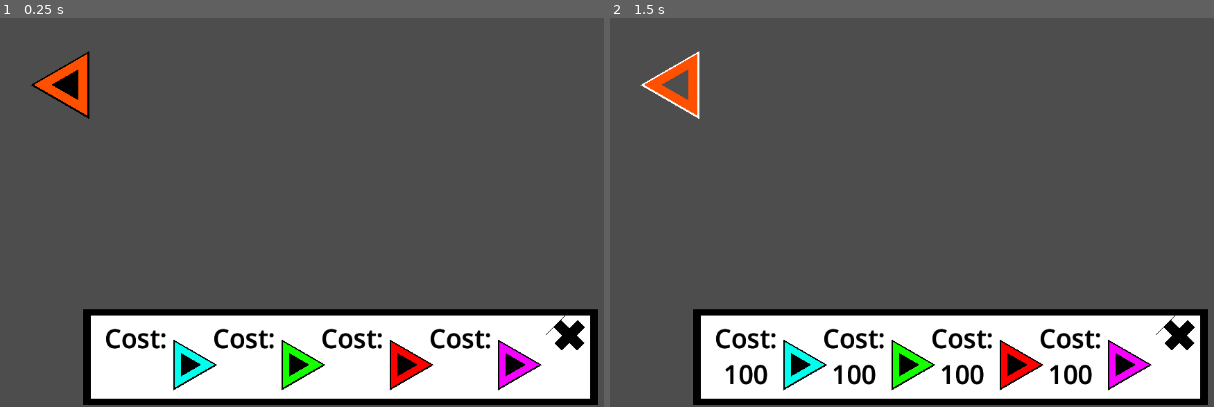
Above: before the commit, frames 1-2 (left to right).
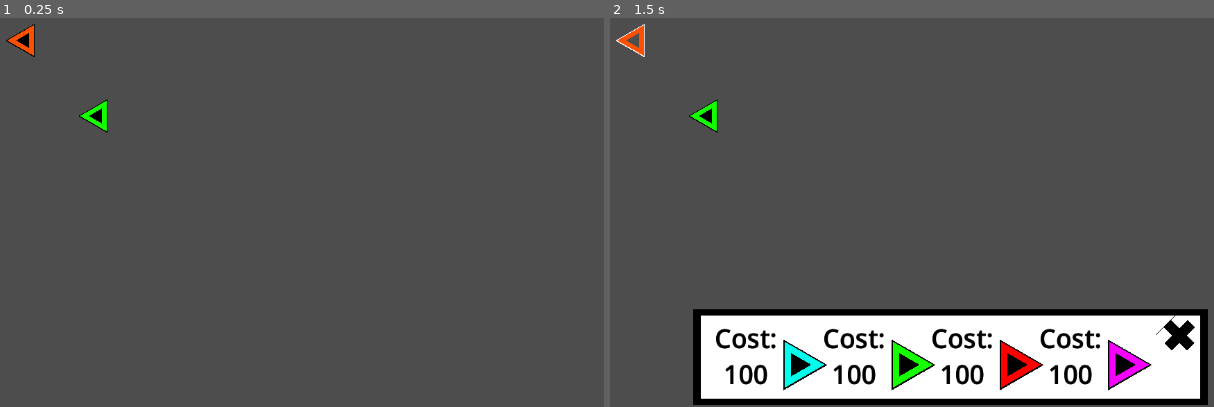
Above: after the commit, the same moments.

Repository: gluemagazine/square-tower-defence
Game: Godot game, scene res://scenes/testing_space(e).tscn
Same seed, same stepped clock (60 frames per second), same inputs: the game is played once before the commit and once after it. The project has no main scene, so this scene is started directly.
Inputs (mouse positions are in pixels of both pictures, inside the frame that each line leads up to; where the layout moved, square brackets give the same spot in the first picture):
- Up to frame 1 (0.25 s): no input
- Up to frame 2 (1.5 s): click (634, 41) [676, 84] at 0.5 s; click (634, 41) [676, 84] at 1.25 s

The runs differ from the first frame. In frame 1, 22% of the frame differs, in the area x 0-100%, y 1-100%; in frame 2, 1.1%.

Commit message:
Made Most of Archer

Diff:
--- a/square-tower-defence/Towers/archerTower.tscn
+++ b/square-tower-defence/Towers/archerTower.tscn
@@ -1,7 +1,10 @@
-[gd_scene load_steps=14 format=3 uid="uid://downv7grip0yk"]
+[gd_scene load_steps=20 format=3 uid="uid://downv7grip0yk"]
 
 [ext_resource type="Script" uid="uid://cci81of4pjdwv" path="res://Towers/archer_tower.gd" id="1_8aiwx"]
 [ext_resource type="Shader" uid="uid://chudojcwfpmos" path="res://resources/shaders/cool shader.gdshader" id="2_pb4we"]
+[ext_resource type="Script" uid="uid://bwatls00pqq80" path="res://components/sight_component.gd" id="3_pb4we"]
+[ext_resource type="Script" uid="uid://dh82b2okfsr5c" path="res://states/state_machine.gd" id="4_oxt30"]
+[ext_resource type="Script" uid="uid://1xd2vlt7m40s" path="res://states/shoot_state.gd" id="5_vat4d"]
 
 [sub_resource type="ShaderMaterial" id="ShaderMaterial_xjle4"]
 shader = ExtResource("2_pb4we")
@@ -25,56 +28,86 @@
 shader_parameter/progress = 0.8
 shader_parameter/progress_bias = Vector2(0, 0)
 
-[sub_resource type="Gradient" id="Gradient_wis2o"]
+[sub_resource type="Gradient" id="Gradient_oxt30"]
 offsets = PackedFloat32Array(1)
 colors = PackedColorArray(0.0833333, 1, 0, 1)
 
 [sub_resource type="GradientTexture2D" id="GradientTexture2D_vat4d"]
-gradient = SubResource("Gradient_wis2o")
+gradient = SubResource("Gradient_oxt30")
 
-[sub_resource type="Gradient" id="Gradient_8aiwx"]
+[sub_resource type="Gradient" id="Gradient_vat4d"]
 offsets = PackedFloat32Array(0.961039)
 colors = PackedColorArray(1, 1, 1, 1)
 
 [sub_resource type="GradientTexture2D" id="GradientTexture2D_pb4we"]
-gradient = SubResource("Gradient_8aiwx")
+gradient = SubResource("Gradient_vat4d")
 width = 16
 height = 16
 
-[sub_resource type="Gradient" id="Gradient_xjle4"]
+[sub_resource type="Gradient" id="Gradient_77yxy"]
 offsets = PackedFloat32Array(1)
 colors = PackedColorArray(0, 0, 0, 1)
 
 [sub_resource type="GradientTexture2D" id="GradientTexture2D_oxt30"]
-gradient = SubResource("Gradient_xjle4")
-width = 16
-height = 16
-
-[sub_resource type="Gradient" id="Gradient_vat4d"]
-offsets = PackedFloat32Array(1)
-colors = PackedColorArray(0.0383972, 0.0383972, 0.0383971, 1)
-
-[sub_resource type="GradientTexture2D" id="GradientTexture2D_77yxy"]
-gradient = SubResource("Gradient_vat4d")
+gradient = SubResource("Gradient_77yxy")
 width = 16
 height = 16
 
 [sub_resource type="Gradient" id="Gradient_26jbd"]
 offsets = PackedFloat32Array(1)
+colors = PackedColorArray(0.0383972, 0.0383972, 0.0383971, 1)
+
+[sub_resource type="GradientTexture2D" id="GradientTexture2D_77yxy"]
+gradient = SubResource("Gradient_26jbd")
+width = 16
+height = 16
+
+[sub_resource type="Gradient" id="Gradient_bky7u"]
+offsets = PackedFloat32Array(1)
 colors = PackedColorArray(0.306923, 0.306923, 0.306922, 1)
 
 [sub_resource type="GradientTexture2D" id="GradientTexture2D_bky7u"]
-gradient = SubResource("Gradient_26jbd")
+gradient = SubResource("Gradient_bky7u")
 width = 16
 height = 16
+
+[sub_resource type="CircleShape2D" id="CircleShape2D_pb4we"]
+radius = 120.0
+
+[sub_resource type="ShaderMaterial" id="ShaderMaterial_oxt30"]
+shader = ExtResource("2_pb4we")
+shader_parameter/use_sprite_alpha = true
+shader_parameter/use_transition_texture = false
+shader_parameter/transition_type = 2
+shader_parameter/position = Vector2(0.5, 0.5)
+shader_parameter/invert = true
+shader_parameter/grid_size = Vector2(1, 1)
+shader_parameter/rotation_angle = 0.0
+shader_parameter/stagger = Vector2(0, 0)
+shader_parameter/stagger_frequency = Vector2i(2, 2)
+shader_parameter/flip_frequency = Vector2i(1, 1)
+shader_parameter/basic_feather = 0.0
+shader_parameter/use_mask_size = false
+shader_parameter/mask_size = Vector2(100, 100)
+shader_parameter/edges = 30
+shader_parameter/shape_feather = 0.0
+shader_parameter/sectors = 1
+shader_parameter/clock_feather = 0.0
+shader_parameter/progress = 1.0
+shader_parameter/progress_bias = Vector2(0, 0)
+
+[sub_resource type="StyleBoxFlat" id="StyleBoxFlat_vat4d"]
+bg_color = Color(0.52, 0.52, 0.52, 0.415686)
 
 [node name="archerTower" type="Node2D"]
 script = ExtResource("1_8aiwx")
 
 [node name="baseTexture" type="TextureRect" parent="."]
 material = SubResource("ShaderMaterial_xjle4")
-offset_right = 64.0
-offset_bottom = 64.0
+offset_left = -32.0
+offset_top = -32.0
+offset_right = 32.0
+offset_bottom = 32.0
 pivot_offset = Vector2(32, 32)
 texture = SubResource("GradientTexture2D_vat4d")
 metadata/_edit_group_ = true
@@ -103,3 +136,38 @@
 texture_pressed = SubResource("GradientTexture2D_77yxy")
 texture_hover = SubResource("GradientTexture2D_bky7u")
 stretch_mode = 3
+
+[node name="SightComponent" type="Area2D" parent="."]
+visible = false
+script = ExtResource("3_pb4we")
+metadata/_custom_type_script = "uid://bwatls00pqq80"
+
+[node name="CollisionShape2D" type="CollisionShape2D" parent="SightComponent"]
+shape = SubResource("CircleShape2D_pb4we")
+debug_color = Color(0, 0.595, 0.7, 0)
+metadata/_edit_lock_ = true
+
+[node name="range" type="Panel" parent="SightComponent"]
+material = SubResource("ShaderMaterial_oxt30")
+anchors_preset = 8
+anchor_left = 0.5
+anchor_top = 0.5
+anchor_right = 0.5
+anchor_bottom = 0.5
+offset_left = -120.0
+offset_top = -120.0
+offset_right = -80.0
+offset_bottom = -80.0
+grow_horizontal = 2
+grow_vertical = 2
+scale = Vector2(6, 6)
+theme_override_styles/panel = SubResource("StyleBoxFlat_vat4d")
+
+[node name="StateMachine" type="Node" parent="." node_paths=PackedStringArray("baseState")]
+script = ExtResource("4_oxt30")
+baseState = NodePath("shootState")
+
+[node name="shootState" type="Node" parent="StateMachine" node_paths=PackedStringArray("holder", "sightComp")]
+script = ExtResource("5_vat4d")
+holder = NodePath("../..")
+sightComp = NodePath("../../SightComponent")
--- a/square-tower-defence/Towers/archer_tower.gd
+++ b/square-tower-defence/Towers/archer_tower.gd
@@ -1 +1,2 @@
 extends Node2D
+class_name ArcherTower
--- /dev/null
+++ b/square-tower-defence/Towers/arrow.tscn
@@ -0,0 +1,77 @@
+[gd_scene load_steps=7 format=3 uid="uid://d2xoy8bd7beyr"]
+
+[ext_resource type="Script" uid="uid://cuubqgjvoqrw8" path="res://Towers/shot.gd" id="1_b5ofy"]
+[ext_resource type="Shader" uid="uid://chudojcwfpmos" path="res://resources/shaders/cool shader.gdshader" id="2_k1tyv"]
+
+[sub_resource type="CircleShape2D" id="CircleShape2D_m8tg3"]
+radius = 30.0
+
+[sub_resource type="ShaderMaterial" id="ShaderMaterial_8gruw"]
+shader = ExtResource("2_k1tyv")
+shader_parameter/use_sprite_alpha = true
+shader_parameter/use_transition_texture = false
+shader_parameter/transition_type = 2
+shader_parameter/position = Vector2(0.5, 0.5)
+shader_parameter/invert = true
+shader_parameter/grid_size = Vector2(1, 1)
+shader_parameter/rotation_angle = 0.0
+shader_parameter/stagger = Vector2(0, 0)
+shader_parameter/stagger_frequency = Vector2i(2, 2)
+shader_parameter/flip_frequency = Vector2i(1, 1)
+shader_parameter/basic_feather = 0.0
+shader_parameter/use_mask_size = false
+shader_parameter/mask_size = Vector2(100, 100)
+shader_parameter/edges = 30
+shader_parameter/shape_feather = 0.0
+shader_parameter/sectors = 1
+shader_parameter/clock_feather = 0.0
+shader_parameter/progress = 1.0
+shader_parameter/progress_bias = Vector2(0, 0)
+
+[sub_resource type="StyleBoxFlat" id="StyleBoxFlat_8mt8a"]
+bg_color = Color(0, 0, 0, 1)
+
+[sub_resource type="StyleBoxFlat" id="StyleBoxFlat_3o0jc"]
+bg_color = Color(0.0833333, 1, 0, 1)
+
+[node name="arrow" type="CharacterBody2D" node_paths=PackedStringArray("sight")]
+script = ExtResource("1_b5ofy")
+sight = NodePath("range")
+
+[node name="CollisionShape2D" type="CollisionShape2D" parent="."]
+shape = SubResource("CircleShape2D_m8tg3")
+
+[node name="range" type="Area2D" parent="."]
+
+[node name="CollisionShape2D" type="CollisionShape2D" parent="range"]
+shape = SubResource("CircleShape2D_m8tg3")
+
+[node name="outline" type="Panel" parent="."]
+material = SubResource("ShaderMaterial_8gruw")
+anchors_preset = 8
+anchor_left = 0.5
+anchor_top = 0.5
+anchor_right = 0.5
+anchor_bottom = 0.5
+offset_left = -30.0
+offset_top = -30.0
+offset_right = 30.0
+offset_bottom = 30.0
+grow_horizontal = 2
+grow_vertical = 2
+theme_override_styles/panel = SubResource("StyleBoxFlat_8mt8a")
+
+[node name="size" type="Panel" parent="."]
+material = SubResource("ShaderMaterial_8gruw")
+anchors_preset = 8
+anchor_left = 0.5
+anchor_top = 0.5
+anchor_right = 0.5
+anchor_bottom = 0.5
+offset_left = -25.0
+offset_top = -25.0
+offset_right = 25.0
+offset_bottom = 25.0
+grow_horizontal = 2
+grow_vertical = 2
+theme_override_styles/panel = SubResource("StyleBoxFlat_3o0jc")
--- a/square-tower-defence/Towers/build_options.gd
+++ b/square-tower-defence/Towers/build_options.gd
@@ -1,8 +1,31 @@
 extends TextureRect
 
-var currentBase
+var currentBase:TowerBase
 
 
 func _on_close_pressed() -> void:
 	currentBase = null
 	visible = false
+
+
+func frostClicked() -> void:
+	currentBase.frost_clicked()
+	currentBase = null
+	visible = false
+
+func archerClicked() -> void:
+	currentBase.archer_clicked()
+	currentBase = null
+	visible = false
+
+
+func bombClicked() -> void:
+	currentBase.bomb_clicked()
+	currentBase = null
+	visible = false
+
+
+func summonerClicked() -> void:
+	currentBase.summoner_clicked()
+	currentBase = null
+	visible = false
--- /dev/null
+++ b/square-tower-defence/Towers/shot.gd
@@ -0,0 +1,37 @@
+extends CharacterBody2D
+class_name Shot
+
+@export var damage:int = 1
+@export var sight:Area2D
+@export var target:String = "enemy"
+@export var acceleration:float = 2200
+@export var speed:float = 300
+@export var drag:float = 1500
+
+var direction:Vector2 = Vector2.ZERO
+
+func _ready() -> void:
+	if sight:
+		sight.area_entered.connect(on_area_entered)
+
+func _physics_process(delta: float) -> void:
+	if velocity.length() <= 10:
+		velocity = Vector2.ZERO
+	else:
+		velocity -= velocity.normalized()*drag*delta
+	if velocity.length()<speed:
+		velocity += direction.normalized()*(acceleration+drag)*delta
+	move_and_slide()
+
+
+func on_area_entered(body:Node)->void:
+	if body is HitboxComponent:
+		if body.holder.is_in_group("enemy"):
+			var attak:Attack = Attack.new()
+			attak.damage = damage
+			body.damage(attak)
+			velocity = Vector2.ZERO
+			extra()
+
+func extra()->void:
+	pass
--- a/square-tower-defence/Towers/testing_space.gd
+++ b/square-tower-defence/Towers/testing_space.gd
@@ -1 +1,5 @@
 extends Node2D
+
+
+func archerClicked() -> void:
+	pass # Replace with function body.
--- a/square-tower-defence/Towers/tower_base.gd
+++ b/square-tower-defence/Towers/tower_base.gd
@@ -20,24 +20,28 @@
 				if buildOptions.get_child(i+1).get_child(2) is RichTextLabel:
 					buildOptions.get_child(i+1).get_child(2).text = "[center]Cost: %s"%[costs[i-1]]
 		if "currentBase" in buildOptions:
-			buildOptions.currentBase = self_modulate
+			buildOptions.currentBase = self
 
 		buildOptions.visible = true
 
 
-func frost_click() -> void:
+func frost_clicked() -> void:
 	pass # Replace with function body.
 
 
 func archer_clicked() -> void:
+	if true:#replace with gold checking logic
+		var archer:ArcherTower = ResourceLoader.load("res://Towers/archerTower.tscn").instantiate()
+		get_parent().add_child(archer)
+		archer.global_position = global_position
+		queue_free()
+
+
+func bomb_clicked() -> void:
 	pass # Replace with function body.
 
 
-func bomb() -> void:
-	pass # Replace with function body.
-
-
-func summoner() -> void:
+func summoner_clicked() -> void:
 	pass # Replace with function body.
 
 func close()->void:
--- a/square-tower-defence/Towers/tower_base.tscn
+++ b/square-tower-defence/Towers/tower_base.tscn
@@ -69,14 +69,15 @@
 height = 16
 
 [node name="towerBase" type="Node2D" node_paths=PackedStringArray("outline")]
-scale = Vector2(2, 2)
 script = ExtResource("1_j7nfp")
 outline = NodePath("baseTexture/outline")
 
 [node name="baseTexture" type="TextureRect" parent="."]
 material = SubResource("ShaderMaterial_j7nfp")
-offset_right = 64.0
-offset_bottom = 64.0
+offset_left = -32.0
+offset_top = -32.0
+offset_right = 32.0
+offset_bottom = 32.0
 pivot_offset = Vector2(32, 32)
 texture = SubResource("GradientTexture2D_n1cik")
 metadata/_edit_group_ = true
--- a/square-tower-defence/components/hitbox.gd
+++ b/square-tower-defence/components/hitbox.gd
@@ -2,6 +2,7 @@
 class_name HitboxComponent
 
 @export var health_component : HealthComponent
+@export var holder:CharacterBody2D
 
 func _ready() -> void:
 	set_collision_layer_value(2,true)
--- /dev/null
+++ b/square-tower-defence/components/sight_component.gd
@@ -0,0 +1,36 @@
+extends Area2D
+class_name SightComponent
+
+@export var targetGroup:String = "enemy"
+@export var pickClosest:bool = true
+@export var storeAll:bool = true
+@export var canLeave:bool = false
+
+var target:Node2D
+var targets:Array = []
+
+func _ready() -> void:
+	area_entered.connect(on_area_entered)
+
+func on_area_entered(body:Node)->void:
+	if body is HitboxComponent:
+		if body.holder.is_in_group(targetGroup):
+			if storeAll:
+				targets += [body]
+				updtateTarget()
+
+func updtateTarget()->void:
+	var closestTarget:CharacterBody2D = null
+	for i:CharacterBody2D in targets:
+		if closestTarget != null:
+			if (closestTarget.global_position-global_position)<i.global_position-global_position:
+				closestTarget = i
+		else:
+			closestTarget = i
+	target = closestTarget
+
+func on_area_exited(body:Node)->void:
+	if body in targets:
+		targets.erase(body)
+		if body == target:
+			updtateTarget()
--- a/square-tower-defence/enemies/Enemy Template.tscn
+++ b/square-tower-defence/enemies/Enemy Template.tscn
@@ -87,7 +87,7 @@
 
 [sub_resource type="RectangleShape2D" id="RectangleShape2D_rh075"]
 
-[node name="EnemyTemplate" type="CharacterBody2D" node_paths=PackedStringArray("panel", "animation", "health", "nav")]
+[node name="EnemyTemplate" type="CharacterBody2D" node_paths=PackedStringArray("panel", "animation", "health", "nav") groups=["enemy"]]
 script = ExtResource("1_sjt85")
 stats = SubResource("Resource_54dnp")
 panel = NodePath("Panel")
@@ -117,8 +117,10 @@
 enabled = false
 zoom = Vector2(2, 2)
 
-[node name="HitboxComponent" type="Area2D" parent="."]
+[node name="HitboxComponent" type="Area2D" parent="." node_paths=PackedStringArray("health_component", "holder")]
 script = ExtResource("4_54dnp")
+health_component = NodePath("../HealthComponent")
+holder = NodePath("..")
 metadata/_custom_type_script = "uid://l2w56u85nvr0"
 
 [node name="CollisionShape2D" type="CollisionShape2D" parent="HitboxComponent"]
--- a/square-tower-defence/project.godot
+++ b/square-tower-defence/project.godot
@@ -22,6 +22,10 @@
 "res://resources/enemies/materials/": "gray"
 }
 
+[global_group]
+
+enemy=""
+
 [layer_names]
 
 2d_physics/layer_2="attacks"
--- a/square-tower-defence/scenes/testing_space(e).tscn
+++ b/square-tower-defence/scenes/testing_space(e).tscn
@@ -182,6 +182,74 @@
 width = 48
 height = 48
 
+[sub_resource type="CircleShape2D" id="CircleShape2D_wis2o"]
+radius = 20.0
+
+[sub_resource type="ShaderMaterial" id="ShaderMaterial_6gguj"]
+shader = ExtResource("5_kj7vi")
+shader_parameter/use_sprite_alpha = true
+shader_parameter/use_transition_texture = false
+shader_parameter/transition_type = 2
+shader_parameter/position = Vector2(0.5, 0.5)
+shader_parameter/invert = true
+shader_parameter/grid_size = Vector2(1, 1)
+shader_parameter/rotation_angle = 0.0
+shader_parameter/stagger = Vector2(0, 0)
+shader_parameter/stagger_frequency = Vector2i(2, 2)
+shader_parameter/flip_frequency = Vector2i(1, 1)
+shader_parameter/basic_feather = 0.0
+shader_parameter/use_mask_size = false
+shader_parameter/mask_size = Vector2(100, 100)
+shader_parameter/edges = 3
+shader_parameter/shape_feather = 0.0
+shader_parameter/sectors = 1
+shader_parameter/clock_feather = 0.0
+shader_parameter/progress = 0.8
+shader_parameter/progress_bias = Vector2(0, 0)
+
+[sub_resource type="Gradient" id="Gradient_suc7n"]
+offsets = PackedFloat32Array(1)
+colors = PackedColorArray(0.0833333, 1, 0, 1)
+
+[sub_resource type="GradientTexture2D" id="GradientTexture2D_k88jk"]
+gradient = SubResource("Gradient_suc7n")
+
+[sub_resource type="Gradient" id="Gradient_8aiwx"]
+offsets = PackedFloat32Array(0.961039)
+colors = PackedColorArray(1, 1, 1, 1)
+
+[sub_resource type="GradientTexture2D" id="GradientTexture2D_oica8"]
+gradient = SubResource("Gradient_8aiwx")
+width = 16
+height = 16
+
+[sub_resource type="Gradient" id="Gradient_xjle4"]
+offsets = PackedFloat32Array(1)
+colors = PackedColorArray(0, 0, 0, 1)
+
+[sub_resource type="GradientTexture2D" id="GradientTexture2D_dwjnh"]
+gradient = SubResource("Gradient_xjle4")
+width = 16
+height = 16
+
+[sub_resource type="Gradient" id="Gradient_vat4d"]
+offsets = PackedFloat32Array(1)
+colors = PackedColorArray(0.0383972, 0.0383972, 0.0383971, 1)
+
+[sub_resource type="GradientTexture2D" id="GradientTexture2D_nywd5"]
+gradient = SubResource("Gradient_vat4d")
+width = 16
+height = 16
+
+[sub_resource type="Gradient" id="Gradient_26jbd"]
+offsets = PackedFloat32Array(1)
+colors = PackedColorArray(0.306923, 0.306923, 0.306922, 1)
+
+[sub_resource type="GradientTexture2D" id="GradientTexture2D_pyayi"]
+gradient = SubResource("Gradient_26jbd")
+width = 16
+height = 16
+
 [node name="testingSpace" type="Node2D"]
 script = ExtResource("1_vtevc")
 
@@ -191,6 +259,7 @@
 [node name="ui" type="CanvasLayer" parent="."]
 
 [node name="buildOptions" type="TextureRect" parent="ui" groups=["buildOptions"]]
+visible = false
 anchors_preset = 8
 anchor_left = 0.5
 anchor_top = 0.5
@@ -444,4 +513,50 @@
 texture_pressed = SubResource("GradientTexture2D_avyug")
 texture_hover = SubResource("GradientTexture2D_u2p0o")
 
+[node name="fakeEnemy" type="CharacterBody2D" parent="." groups=["enemy"]]
+position = Vector2(226, 228)
+motion_mode = 1
+
+[node name="CollisionShape2D" type="CollisionShape2D" parent="fakeEnemy"]
+shape = SubResource("CircleShape2D_wis2o")
+
+[node name="baseTexture" type="TextureRect" parent="fakeEnemy"]
+material = SubResource("ShaderMaterial_6gguj")
+offset_left = -32.0
+offset_top = -32.0
+offset_right = 32.0
+offset_bottom = 32.0
+pivot_offset = Vector2(32, 32)
+texture = SubResource("GradientTexture2D_k88jk")
+metadata/_edit_group_ = true
+
+[node name="outline" type="TextureRect" parent="fakeEnemy/baseTexture"]
+self_modulate = Color(0, 0, 0, 1)
+show_behind_parent = true
+material = SubResource("ShaderMaterial_6gguj")
+layout_mode = 0
+offset_right = 64.0
+offset_bottom = 64.0
+scale = Vector2(1.1, 1.1)
+pivot_offset = Vector2(32, 32)
+texture = SubResource("GradientTexture2D_oica8")
+
+[node name="click" type="TextureButton" parent="fakeEnemy/baseTexture"]
+material = SubResource("ShaderMaterial_6gguj")
+layout_mode = 0
+offset_left = 20.0
+offset_top = 20.0
+offset_right = 44.0
+offset_bottom = 44.0
+scale = Vector2(2, 2)
+pivot_offset = Vector2(12, 12)
+texture_normal = SubResource("GradientTexture2D_dwjnh")
+texture_pressed = SubResource("GradientTexture2D_nywd5")
+texture_hover = SubResource("GradientTexture2D_pyayi")
+stretch_mode = 3
+
+[connection signal="pressed" from="ui/buildOptions/option1/click" to="ui/buildOptions" method="frostClicked"]
+[connection signal="pressed" from="ui/buildOptions/option2/click" to="ui/buildOptions" method="archerClicked"]
+[connection signal="pressed" from="ui/buildOptions/option3/click" to="ui/buildOptions" method="bombClicked"]
+[connection signal="pressed" from="ui/buildOptions/option4/click" to="ui/buildOptions" method="summonerClicked"]
 [connection signal="pressed" from="ui/buildOptions/close" to="ui/buildOptions" method="_on_close_pressed"]
--- /dev/null
+++ b/square-tower-defence/states/shoot_state.gd
@@ -0,0 +1,18 @@
+extends State
+class_name ShootState
+
+@export var holder:Node2D
+@export var sightComp:SightComponent
+@export var nextState:State
+@export var attackPath:String = "res://Towers/arrow.tscn"
+
+func enter()->void:
+	sightComp.updtateTarget()
+
+func update(_delta)->void:
+	if sightComp.target:
+		var shot:Shot = ResourceLoader.load(attackPath).instantiate()
+		get_tree().current_scene.add_child(shot)
+		shot.global_position = holder.global_position
+		shot.direction = (sightComp.target.global_position-holder.global_position).normalized()
+		emit_signal("transitioned",self,nextState.name)
--- /dev/null
+++ b/square-tower-defence/states/state.gd
@@ -0,0 +1,19 @@
+extends Node
+class_name State
+
+signal transitioned
+
+func enter()->void:
+	pass
+
+func exit()->void:
+	pass
+
+func update(_delta:float)->void:
+	pass
+
+func physicsUpdate(_delta:float)->void:
+	pass
+
+func notgonnause()->void: #this is only so I can get rid of the warning message it gives me.
+	emit_signal("transitioned")
--- /dev/null
+++ b/square-tower-defence/states/state_machine.gd
@@ -0,0 +1,31 @@
+extends Node
+class_name StateMachine
+
+var stateDict:Dictionary
+var currentState:State
+@export var baseState:State
+
+func _ready()->void:
+	for i:Node in get_children():
+		if i is State:
+			stateDict[i.name.to_lower()] = i
+			i.transitioned.connect(on_child_transition)
+	currentState = baseState
+	currentState.enter()
+
+func _process(delta:float)->void:
+	if currentState:
+		currentState.update(delta)
+
+func _physics_process(delta:float)->void:
+	if currentState:
+		currentState.physicsUpdate(delta)
+
+func on_child_transition(state:State,newStateName:String)->void:
+	if state != currentState:
+		return
+	var newState:State = stateDict.get(newStateName.to_lower())
+	if currentState:
+		currentState.exit()
+	currentState = newState
+	newState.enter()
Not shown, added: square-tower-defence/Towers/shot.gd.uid
Not shown, added: square-tower-defence/components/sight_component.gd.uid
Not shown: 1 places in square-tower-defence/scenes/testing_space(e).tscn that only renumber resources
Not shown, added: square-tower-defence/states/shoot_state.gd.uid
Not shown, added: square-tower-defence/states/state.gd.uid
Not shown, added: square-tower-defence/states/state_machine.gd.uid
